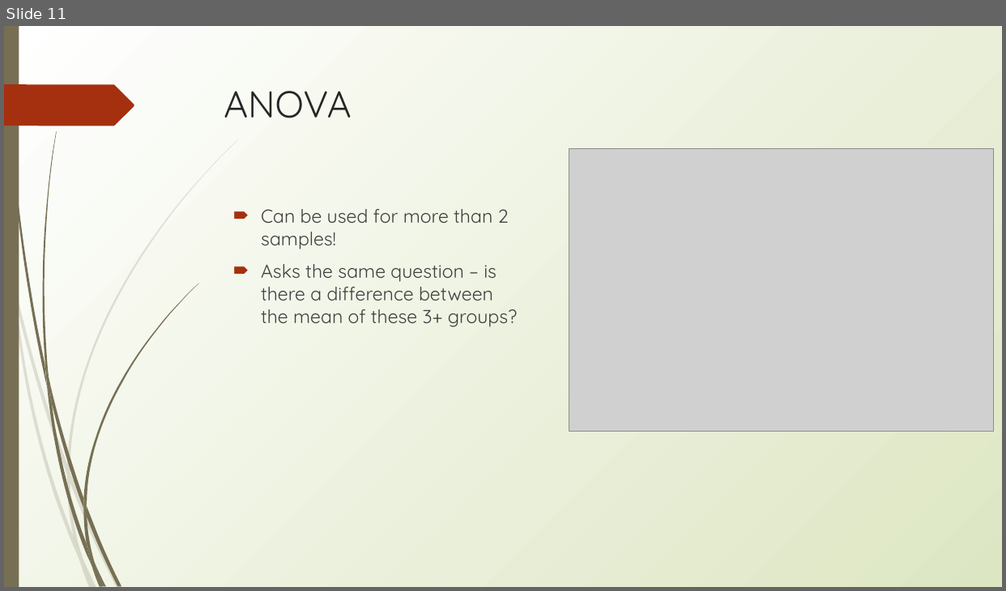
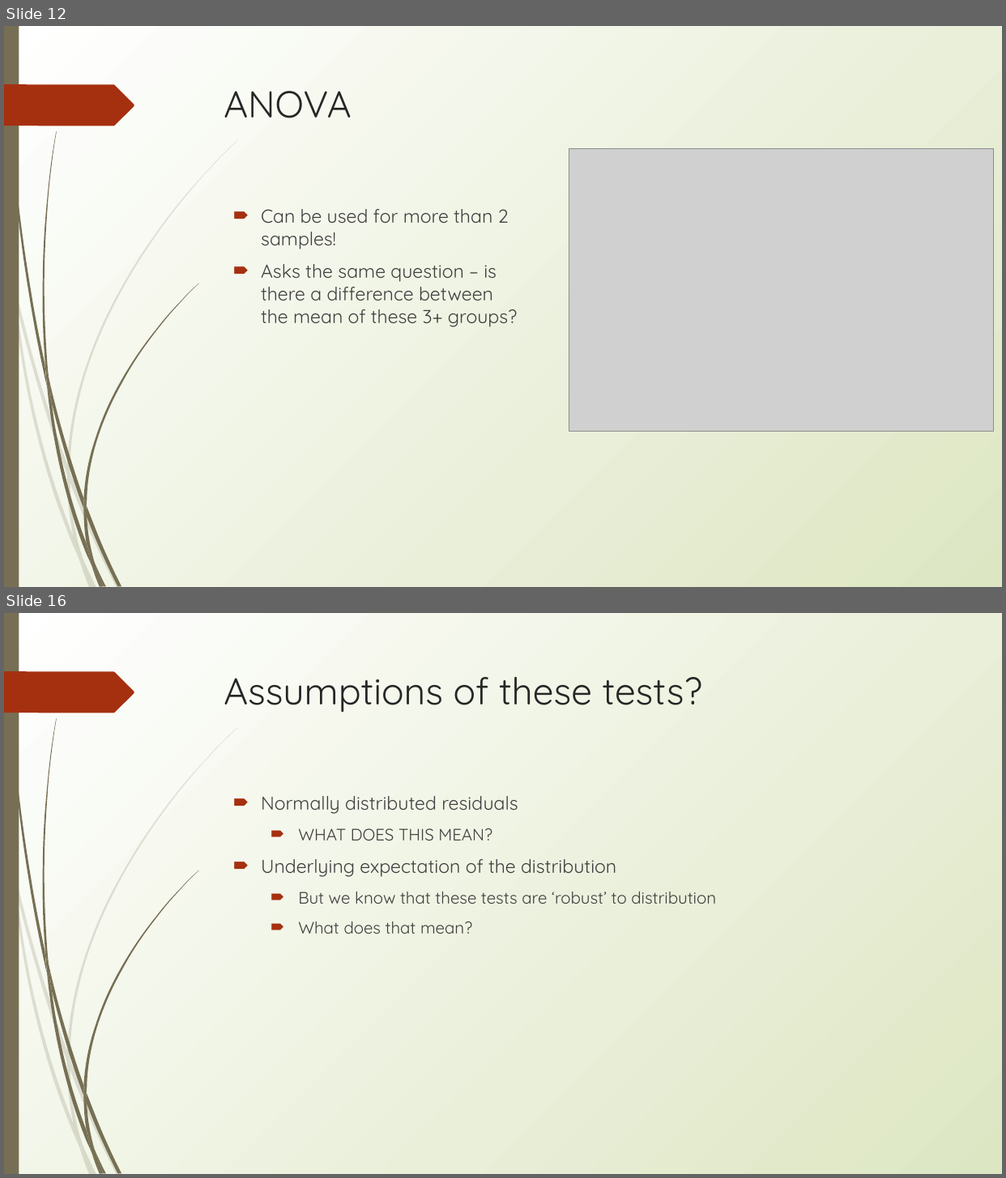
Before and after one commit to erynmcfarlane/GraduateStatsClass, a slide deck: Lecture3.pptx. Shown one above the other, each under a label of ours: slide 11 before the commit, slides 12 and 16 after it; the slides between them are not shown. The pictures are 1006x591 and 1006x1178 pixels, drawn with LibreOffice and Linux fonts; fonts in the diff are those of the drawing; grey boxes stand for pictures. Boxes give left, top, right and bottom in pixels: in the first picture for what was removed or moved away, otherwise in the second. Text is boxed around its words. In the diff, an @@ line names an element or a change of style, - is before the commit and + after.

```diff
--- a/Lecture3.pptx
+++ b/Lecture3.pptx
@@ slide 16 added at bbox=[4, 613, 1002, 1174], background gradient #FFFFFF to #DDE6C3; not listed: 24 template elements that a slide beside it also shows @@
@@ title added at bbox=[224, 677, 702, 712], 36 pt, text #262626 @@
+Assumptions of these tests?
@@ text added at bbox=[261, 796, 716, 934], 16 pt, text #3F3F3F @@
+🠶 Normally distributed residuals
+  🠶 WHAT DOES THIS MEAN?
+🠶 Underlying expectation of the distribution
+  🠶 But we know that these tests are ‘robust’ to distribution
+  🠶 What does that mean?
@@ what was slide 11 is now slide 12 @@
```
Also in this commit, not shown: 6 slides changed, 3 other slides added, 2 other files.
